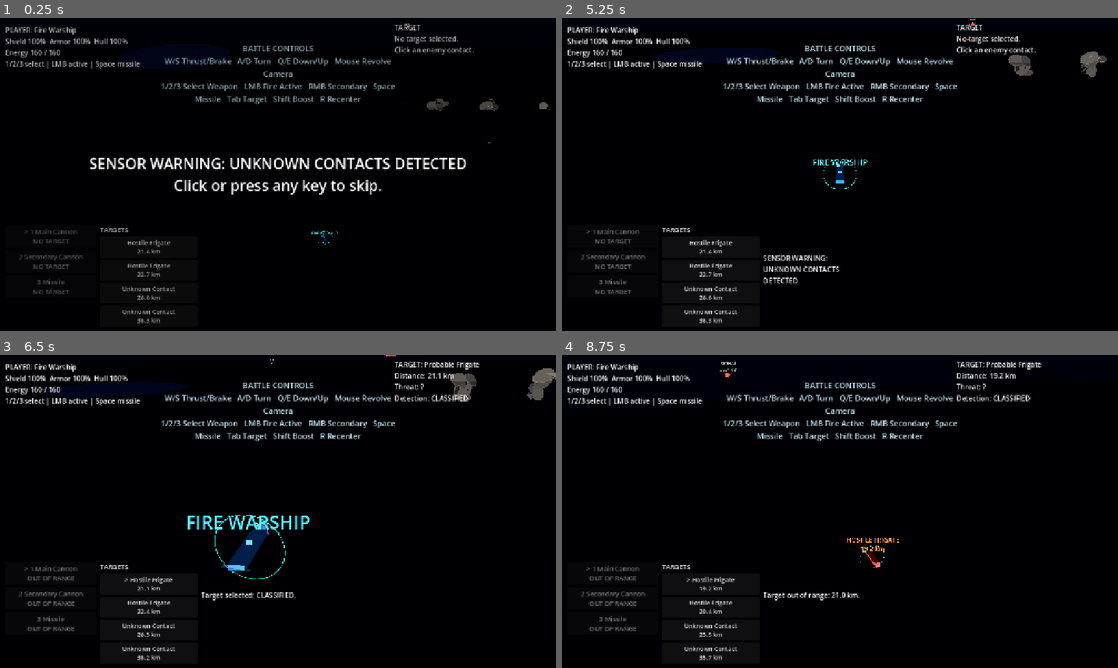
Above: before the commit, frames 1-4 (two rows, left to right).
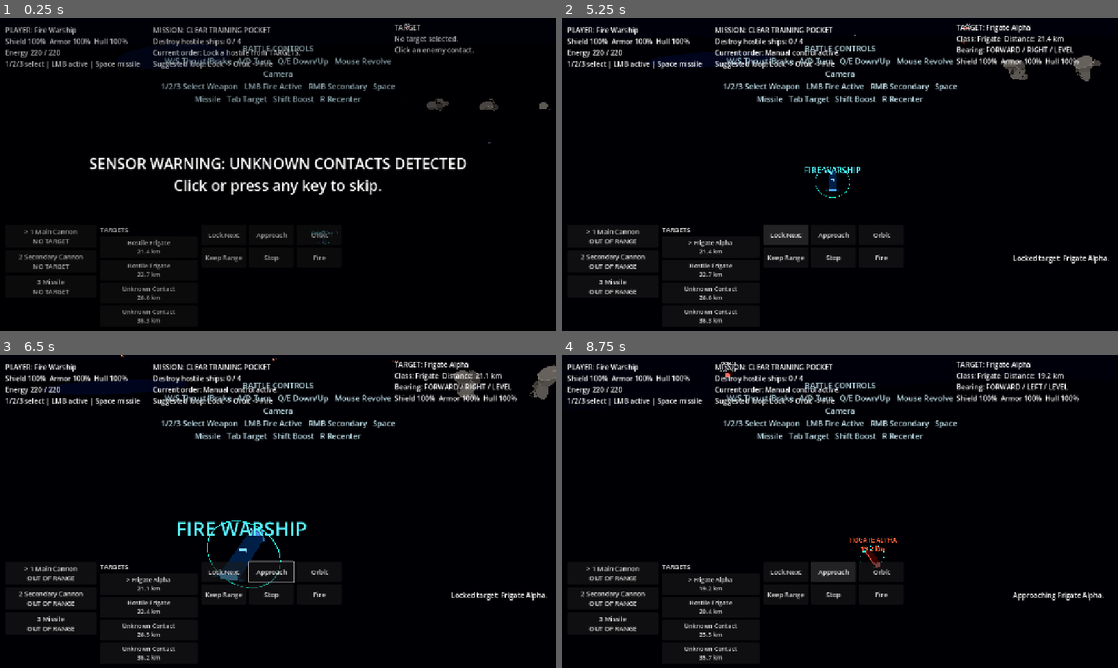
Above: after the commit, the same moments.

Repository: Anandkripal/battleship-story-rpg
Game: Godot game, scene res://scenes/combat/battle_3d.tscn
Same seed, same stepped clock (60 frames per second), same inputs: the game is played once before the commit and once after it. This scene is started directly instead of the project's main scene.
Inputs (mouse positions are in pixels of both pictures, inside the frame that each line leads up to):
- Up to frame 1 (0.25 s): no input
- Up to frame 2 (5.25 s): click (834, 233) at 0.5 s, where only the run after the commit has a clickable "Approach"; click (878, 233) at 1.25 s, where only the run after the commit has a clickable "Orbit"; click (784, 259) at 2 s, where only the run after the commit has a clickable "Keep Range"; click (834, 259) at 2.75 s, where only the run after the commit has a clickable "Stop"; click (878, 259) at 3.5 s, where only the run after the commit has a clickable "Fire"; click (784, 233) at 4.25 s, where only the run after the commit has a clickable "Lock Next"; click (784, 233) at 5 s, where only the run after the commit has a clickable "Lock Next"
- Up to frame 3 (6.5 s): tap Enter at 5.75 s; move the mouse to (400, 495) at 5.77 s; hold D (flight_strafe_right) from 5.78 s (still down); hold Tab (battle_cycle_target) from 5.78 s (still down); click (400, 495) at 5.92 s
- Up to frame 4 (8.75 s): move the mouse to (728, 527) at 6.52 s; release D (flight_strafe_right) at 6.53 s; release Tab (battle_cycle_target) at 6.53 s; hold Q (battle_down) 6.53-7.28 s; tap Space (battle_missile) at 6.6 s; move the mouse to (895, 442) at 7.27 s; hold D (flight_strafe_right) 7.28-8.03 s; hold F (camera_focus_selected) 7.28-8.03 s; move the mouse to (812, 574) at 8.02 s; hold E (battle_up) from 8.03 s (still down); tap T (camera_focus_target) at 8.1 s; click (812, 574) at 8.17 s

The runs differ from the first frame. In frame 1, 1.6% of the frame differs, in the area x 3-61%, y 2-89%; in frame 2, 5.0%; in frame 3, 5.2%, in the area x 3-100%, y 0-89%; in frame 4, 3.8%.

Commit message:
Make demo battle more tactical and approachable

Diff:
--- a/data/battle_3d_configs.json
+++ b/data/battle_3d_configs.json
@@ -7,6 +7,8 @@
     "control_mode": "battle",
     "auto_select_first_enemy": true,
     "direct_control_default": true,
+    "default_orbit_range": 4300,
+    "default_keep_range": 6800,
     "keep_opening_camera_after_intro": false,
     "intro": {
       "enabled": false
@@ -81,7 +83,7 @@
           "definition": "enemy_destroyer",
           "display_name": "Demo Destroyer",
           "position": [680, -180, -6100],
-          "weapons": ["enemy_pulse_cannon", "missile_mk1"],
+          "weapons": ["enemy_pulse_cannon"],
           "ai_profile": "maintain_range",
           "reward": {"source_points": 8, "materials": {"iron": 4, "titanium": 1}}
         }
--- a/data/ship_definitions.json
+++ b/data/ship_definitions.json
@@ -11,10 +11,10 @@
     "fallback_color": [0.2, 0.55, 1.0],
     "combat_rating": "F+",
     "base_stats": {
-      "max_hull": 420,
-      "max_armor": 260,
-      "max_shield": 180,
-      "shield_recharge": 5,
+      "max_hull": 620,
+      "max_armor": 380,
+      "max_shield": 320,
+      "shield_recharge": 12,
       "max_speed": 850,
       "acceleration": 320,
       "turn_rate": 1.8,
@@ -37,8 +37,8 @@
       "sensor_range": 28000,
       "sensor_strength": 85,
       "signature": 85,
-      "energy_capacity": 160,
-      "energy_recharge": 14
+      "energy_capacity": 220,
+      "energy_recharge": 20
     },
     "standard_slots": ["main_gun", "armor", "engine", "radar", "shield", "hull_structure"],
     "additional_slots": ["special_01"],
--- a/data/weapon_definitions.json
+++ b/data/weapon_definitions.json
@@ -60,9 +60,9 @@
   "enemy_pulse_cannon": {
     "display_name": "Pulse Cannon",
     "weapon_type": "projectile",
-    "damage": 22,
+    "damage": 12,
     "range": 8200,
-    "cooldown": 2.2,
+    "cooldown": 3.1,
     "projectile_speed": 3300,
     "energy_cost": 12,
     "firing_arc_degrees": 85,
--- a/scripts/combat/battle_controller.gd
+++ b/scripts/combat/battle_controller.gd
@@ -69,6 +69,7 @@
 var intro_overlay: Control
 var completion_overlay: Control
 var player_label: Label
+var objective_label: Label
 var target_label: Label
 var log_label: Label
 var weapon_box: VBoxContainer
@@ -88,6 +89,7 @@
 var camera_shake := 0.0
 var battle_control_mode := CONTROL_BATTLE
 var active_weapon_index := 0
+var tactical_autopilot_active := false
 var last_player_shield := -1.0
 var last_player_armor := -1.0
 var last_player_hull := -1.0
@@ -157,7 +159,12 @@
 		var throttle: float = Input.get_action_strength("flight_forward") - Input.get_action_strength("flight_reverse")
 		var turn: float = Input.get_action_strength("flight_strafe_left") - Input.get_action_strength("flight_strafe_right")
 		var vertical: float = Input.get_action_strength("battle_up") - Input.get_action_strength("battle_down")
-		selected_ship.set_battle_input(throttle, turn, vertical, boost, target_ship)
+		var manual_input_active: bool = abs(throttle) > 0.02 or abs(turn) > 0.02 or abs(vertical) > 0.02 or boost
+		if manual_input_active:
+			tactical_autopilot_active = false
+			selected_ship.set_battle_input(throttle, turn, vertical, boost, target_ship)
+		elif not tactical_autopilot_active and selected_ship.control_mode == CONTROL_BATTLE:
+			selected_ship.set_battle_input(0.0, 0.0, 0.0, false, target_ship)
 	else:
 		var thrust := Vector3.ZERO
 		thrust.x = Input.get_action_strength("flight_strafe_right") - Input.get_action_strength("flight_strafe_left")
@@ -282,6 +289,8 @@
 		"modules_recovered": [],
 		"alternate_space": bool(payload.get("alternate_space", false))
 	}
+	if battle_control_mode == CONTROL_BATTLE and selected_ship != null and target_ship != null:
+		_orbit_target()
 	_refresh_hud()
 	_update_ship_markers()
 	_start_intro()
@@ -470,6 +479,10 @@
 	player_label.custom_minimum_size = Vector2(330, 116)
 	top.add_child(player_label)
 
+	objective_label = _hud_label()
+	objective_label.custom_minimum_size = Vector2(360, 116)
+	top.add_child(objective_label)
+
 	var spacer := Control.new()
 	spacer.size_flags_horizontal = Control.SIZE_EXPAND_FILL
 	top.add_child(spacer)
@@ -530,7 +543,17 @@
 func _build_command_buttons() -> void:
 	for child in command_box.get_children():
 		child.queue_free()
-	command_box.visible = battle_control_mode != CONTROL_BATTLE
+	command_box.visible = true
+	if battle_control_mode == CONTROL_BATTLE:
+		command_box.columns = 3
+		_add_command_button("Lock Next", _lock_next_target)
+		_add_command_button("Approach", _approach_target)
+		_add_command_button("Orbit", _orbit_target)
+		_add_command_button("Keep Range", _keep_range_target)
+		_add_command_button("Stop", _stop_ship)
+		_add_command_button("Fire", _fire_active_weapon)
+		return
+	command_box.columns = 4
 	_add_command_button("Main Cannon", func() -> void: _fire_weapon_by_id("main_cannon_mk1"))
 	_add_command_button("Secondary", func() -> void: _fire_weapon_by_id("secondary_cannon_mk1"))
 	_add_command_button("Missile", func() -> void: _fire_weapon_by_id("missile_mk1"))
@@ -566,6 +589,8 @@
 		float(selected_ship.stats.get("energy_capacity", 0))
 	]
 	_update_damage_feedback()
+	if objective_label != null:
+		objective_label.text = _objective_text()
 	target_label.text = _target_text()
 	_rebuild_weapon_buttons()
 	_rebuild_target_buttons()
@@ -599,6 +624,22 @@
 			return "TARGET\nUndetected signal."
 
 
+func _objective_text() -> String:
+	var total: int = enemy_ships.size()
+	var destroyed_count: int = 0
+	for enemy in enemy_ships:
+		if enemy != null and enemy.destroyed_flag:
+			destroyed_count += 1
+	var current_order: String = "Orbit target and fire modules." if tactical_autopilot_active else "Manual control active."
+	if target_ship == null:
+		current_order = "Lock a hostile from TARGETS."
+	return "MISSION: CLEAR TRAINING POCKET\nDestroy hostile ships: %s / %s\nCurrent order: %s\nSuggested loop: Lock -> Orbit -> Fire" % [
+		destroyed_count,
+		total,
+		current_order
+	]
+
+
 func _target_bearing_text(ship: Variant) -> String:
 	if selected_ship == null or ship == null:
 		return "--"
@@ -680,7 +721,7 @@
 		]
 		button.custom_minimum_size = Vector2(210, 52)
 		button.add_theme_font_size_override("font_size", 15)
-		button.disabled = target_ship == null or not selected_ship.can_fire(index, target_ship)
+		button.disabled = battle_control_mode != CONTROL_BATTLE and (target_ship == null or not selected_ship.can_fire(index, target_ship))
 		button.pressed.connect(func() -> void:
 			if battle_control_mode == CONTROL_BATTLE:
 				_select_active_weapon(index)
@@ -977,6 +1018,51 @@
 	var current_index: int = candidates.find(target_ship)
 	var next_index: int = 0 if current_index < 0 else (current_index + 1) % candidates.size()
 	_select_target(candidates[next_index])
+
+
+func _lock_next_target() -> void:
+	_cycle_target()
+	if target_ship != null:
+		manual_scans[target_ship.ship_id] = true
+		_log("Locked target: %s." % target_ship.display_name)
+		_refresh_hud()
+
+
+func _approach_target() -> void:
+	if selected_ship == null or target_ship == null:
+		_log("Lock a target first.")
+		return
+	tactical_autopilot_active = true
+	selected_ship.command_approach(target_ship)
+	_log("Approaching %s." % target_ship.display_name)
+
+
+func _orbit_target() -> void:
+	if selected_ship == null or target_ship == null:
+		_log("Lock a target first.")
+		return
+	tactical_autopilot_active = true
+	var orbit_range: float = float(config.get("default_orbit_range", 4300.0))
+	selected_ship.command_orbit(target_ship, orbit_range)
+	_log("Orbiting %s at %s." % [target_ship.display_name, _format_distance(orbit_range)])
+
+
+func _keep_range_target() -> void:
+	if selected_ship == null or target_ship == null:
+		_log("Lock a target first.")
+		return
+	tactical_autopilot_active = true
+	var range: float = float(config.get("default_keep_range", 6800.0))
+	selected_ship.command_maintain_range(target_ship, range)
+	_log("Keeping range from %s at %s." % [target_ship.display_name, _format_distance(range)])
+
+
+func _stop_ship() -> void:
+	if selected_ship == null:
+		return
+	tactical_autopilot_active = true
+	selected_ship.command_stop()
+	_log("Ship holding position.")
 
 
 func _handle_battle_primary_click(screen_position: Vector2) -> void:
--- a/scripts/combat/ship_controller.gd
+++ b/scripts/combat/ship_controller.gd
@@ -24,6 +24,9 @@
 var command: String = "stop"
 var destination: Vector3 = Vector3.ZERO
 var desired_range: float = 420.0
+var orbit_target: Variant
+var orbit_radius: float = 4200.0
+var orbit_seed: float = 0.0
 var velocity: Vector3 = Vector3.ZERO
 var angular_velocity: Vector3 = Vector3.ZERO
 var control_mode: String = CONTROL_AUTOPILOT
@@ -119,10 +122,22 @@
 	desired_range = range
 
 
+func command_orbit(new_target: Variant, radius: float) -> void:
+	if new_target == null:
+		return
+	set_control_mode(CONTROL_AUTOPILOT)
+	command = "orbit"
+	target = new_target
+	orbit_target = new_target
+	orbit_radius = max(1200.0, radius)
+	orbit_seed = fmod(float(abs(hash(ship_id))), 6283.0) / 1000.0
+
+
 func command_stop() -> void:
 	set_control_mode(CONTROL_AUTOPILOT)
 	command = "stop"
 	target = null
+	orbit_target = null
 	destination = position
 
 
@@ -134,6 +149,7 @@
 		away = Vector3(0, 0, 1)
 	destination = position + away * 1200.0
 	target = null
+	orbit_target = null
 
 
 func can_fire(weapon_index: int, new_target: Variant) -> bool:
@@ -311,6 +327,10 @@
 		if from_target.length() < 0.1:
 			from_target = Vector3(0, 0, 1)
 		destination = target.global_position + from_target.normalized() * desired_range
+	elif command == "orbit" and orbit_target != null and not orbit_target.destroyed_flag:
+		var angle: float = Time.get_ticks_msec() * 0.00022 + orbit_seed
+		var orbit_offset := Vector3(cos(angle) * orbit_radius, sin(angle * 0.7) * orbit_radius * 0.18, sin(angle) * orbit_radius)
+		destination = orbit_target.global_position + orbit_offset
 	elif command == "stop":
 		destination = global_position
 
--- a/tools/smoke_demo_battle.gd
+++ b/tools/smoke_demo_battle.gd
@@ -36,8 +36,18 @@
 		errors.append("Expected target title plus 3 enemy target buttons.")
 	if battle.get("command_box") == null:
 		errors.append("Demo battle did not build command grid.")
-	elif battle.get("command_box").visible:
-		errors.append("Battle Mode should hide tactical command buttons by default.")
+	elif not battle.get("command_box").visible:
+		errors.append("Battle Mode should show EVE-like tactical command buttons.")
+	elif not _has_button_text(battle.get("command_box"), "Orbit"):
+		errors.append("Command grid is missing Orbit button.")
+	elif not _has_button_text(battle.get("command_box"), "Keep Range"):
+		errors.append("Command grid is missing Keep Range button.")
+	elif not _has_button_text(battle.get("command_box"), "Approach"):
+		errors.append("Command grid is missing Approach button.")
+	if battle.get("objective_label") == null:
+		errors.append("Demo battle objective label is missing.")
+	elif not str(battle.get("objective_label").text).contains("MISSION"):
+		errors.append("Objective label does not explain the mission.")
 	if battle.get("weapon_box") == null:
 		errors.append("Demo battle did not build weapon controls.")
 	elif not _has_button_prefix(battle.get("weapon_box"), "> 1"):
@@ -59,8 +69,10 @@
 	var selected_ship: Variant = battle.get("selected_ship")
 	var target_ship: Variant = battle.get("target_ship")
 	if selected_ship != null:
-		if selected_ship.get("control_mode") != "battle":
-			errors.append("Demo battle should start in Battle control mode.")
+		if selected_ship.get("command") != "orbit":
+			errors.append("Demo battle should start with an EVE-like orbit command.")
+		if not bool(battle.get("tactical_autopilot_active")):
+			errors.append("Demo battle should start with tactical autopilot active.")
 		var start_position: Vector3 = selected_ship.global_position
 		selected_ship.set_battle_input(1.0, 0.0, 0.0, false, target_ship)
 		for index in range(12):
Not shown, changed: docs/CODEX_HANDOFF.md
